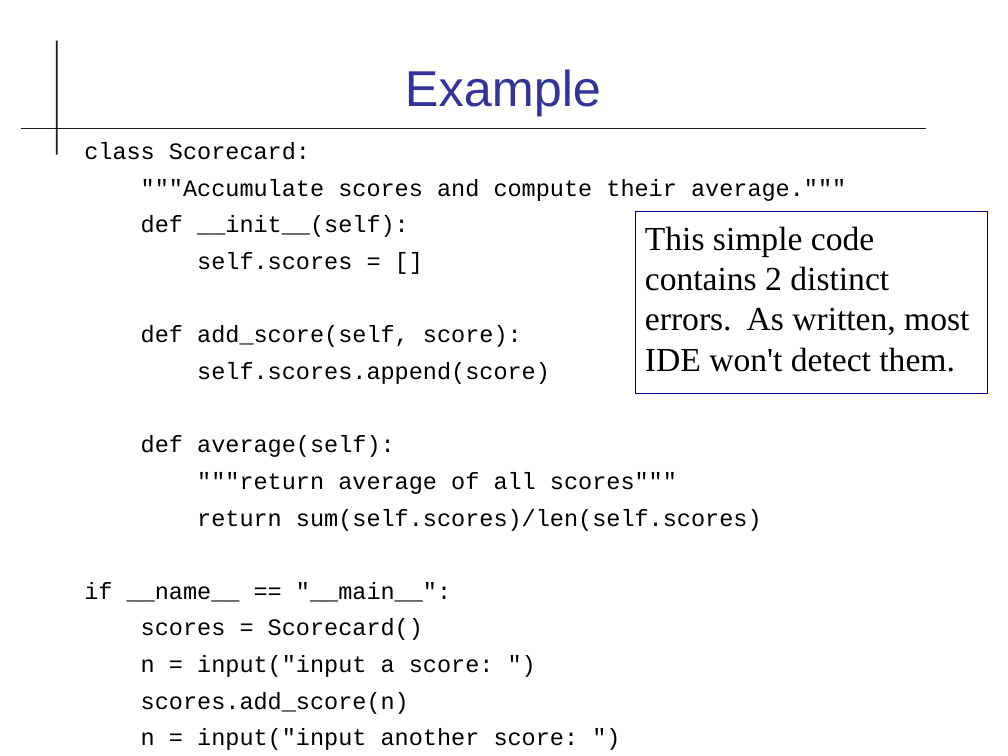
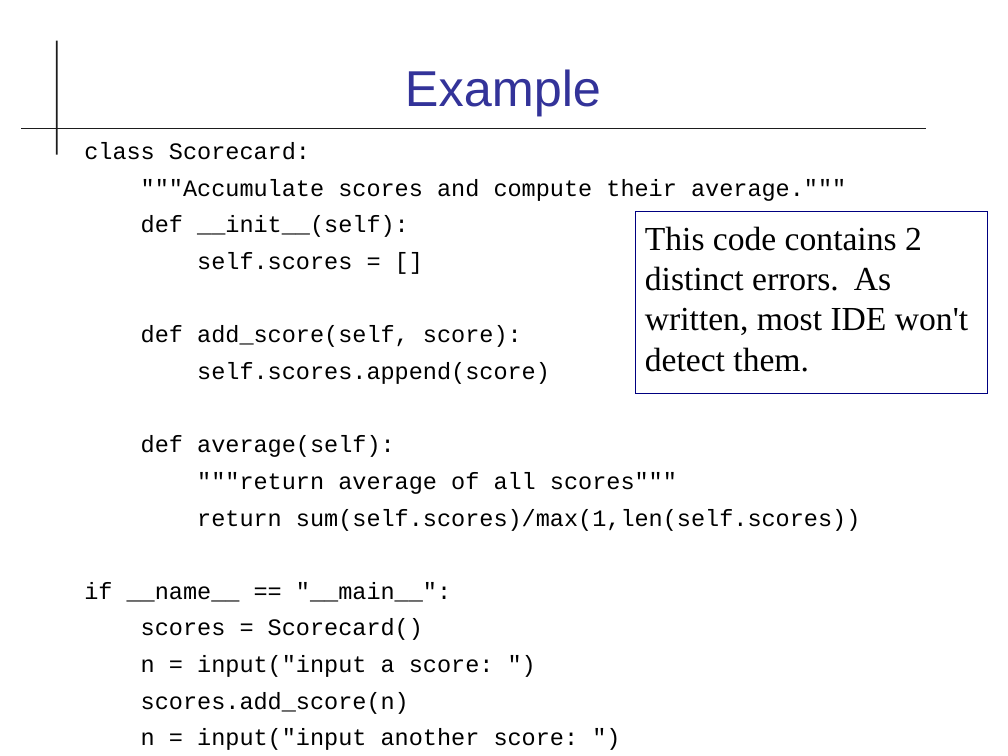
Before and after one commit to cpske/ISP, a slide deck: slide 13 of code-quality/Type-Checking.odp (slide 12 before the commit). Drawn at 1008x756 pixels with LibreOffice and Linux fonts; fonts in the diff are those of the drawing. Boxes give left, top, right and bottom in pixels: in the first picture for what was removed or moved away, otherwise in the second. Text is boxed around its words. In the diff, an @@ line names an element or a change of style, - is before the commit and + after.

```diff
--- a/code-quality/Type-Checking.odp
+++ b/code-quality/Type-Checking.odp
@@ text in rectangle at (645,226,968,372): text changed @@
-This simple code contains 2 distinct errors. As written, most IDE won't detect them.
+This code contains 2 distinct errors. As written, most IDE won't detect them.
@@ text at (197,509,860,531): text changed @@
-return sum(self.scores)/len(self.scores)
+return sum(self.scores)/max(1,len(self.scores))
```
Also in this commit, not shown: 12 other slides changed, 5 slides added, 3 other files.
